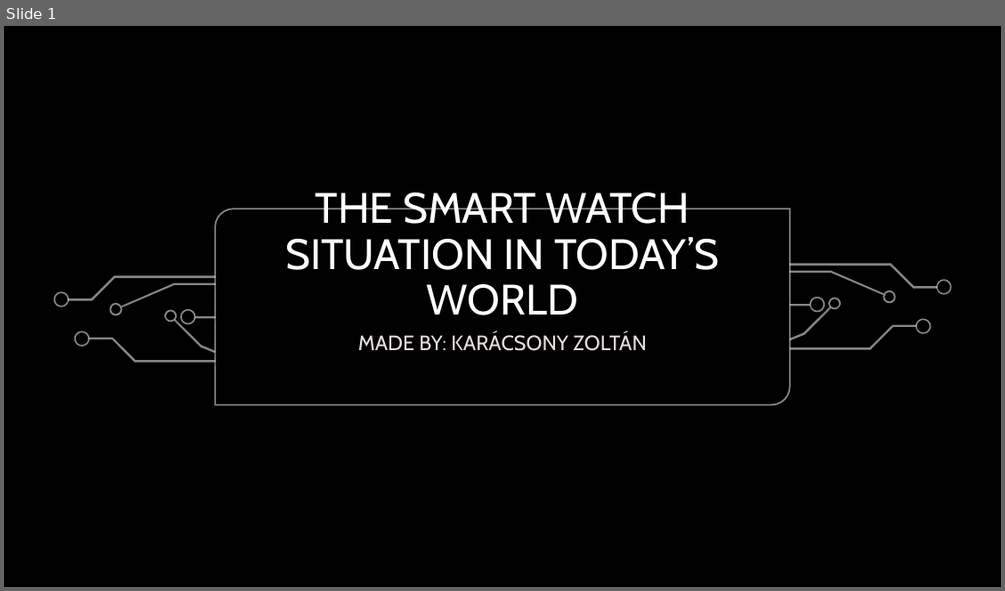
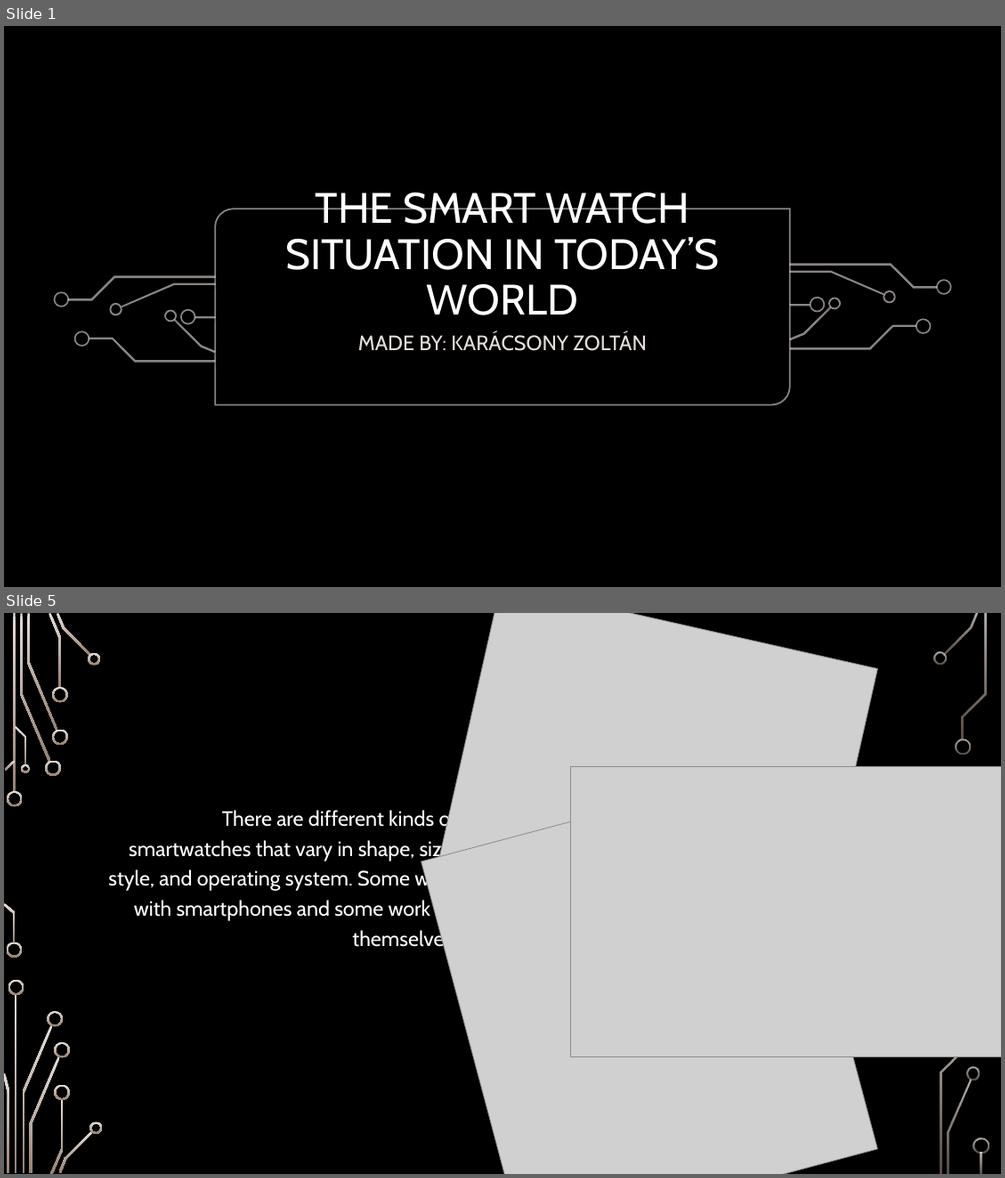
Before and after one commit to Tenebraacs/2023tanev, a slide deck: szakmai_angol/The smartwatch situation in today’s world.pptx. Shown one above the other, each under a label of ours: slide 1 before the commit, slides 1 and 5 after it; the slides between them are not shown. The pictures are 1005x591 and 1005x1178 pixels, drawn with LibreOffice and Linux fonts; fonts in the diff are those of the drawing; grey boxes stand for pictures; background and template pictures are left out. Boxes give left, top, right and bottom in pixels: in the first picture for what was removed or moved away, otherwise in the second. Text is boxed around its words. In the diff, an @@ line names an element or a change of style, - is before the commit and + after.

```diff
--- a/szakmai_angol/The smartwatch situation in today’s world.pptx
+++ b/szakmai_angol/The smartwatch situation in today’s world.pptx
@@ slide 5 added at [4,613,1001,1174], background picture (left out) @@
@@ picture added at [433,613,877,970] @@
@@ picture added at [421,767,878,1174] @@
@@ picture added at [570,767,1001,1056] @@
@@ text added at [108,808,457,951], 20 pt, text #FFFFFF @@
+There are different kinds of smartwatches that vary in shape, size, style, and operating system. Some work with smartphones and some work by themselves.
@@ group added at [4,613,989,1174]: 32 freeform shapes, 3 rectangles @@
```
Also in this commit, not shown: 9 other slides added, 1 slide removed, 2 other files.
